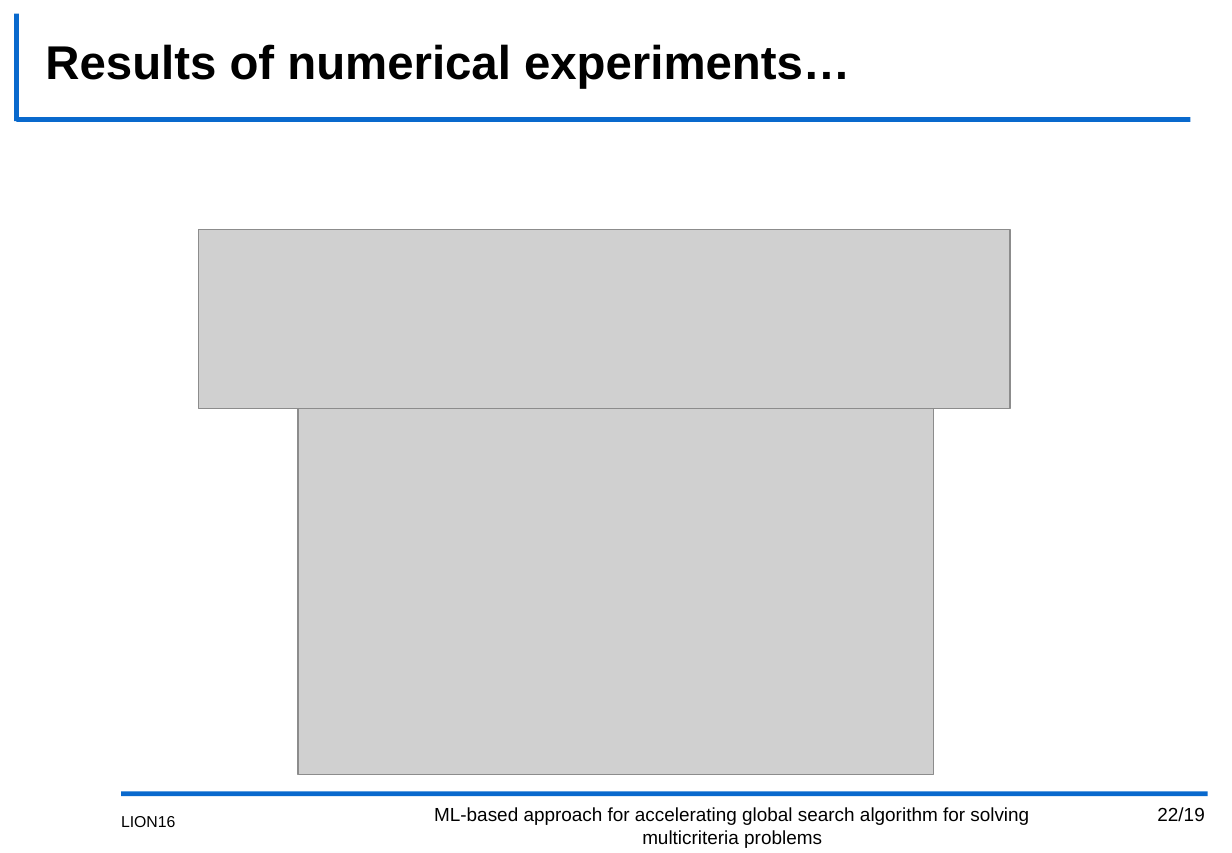
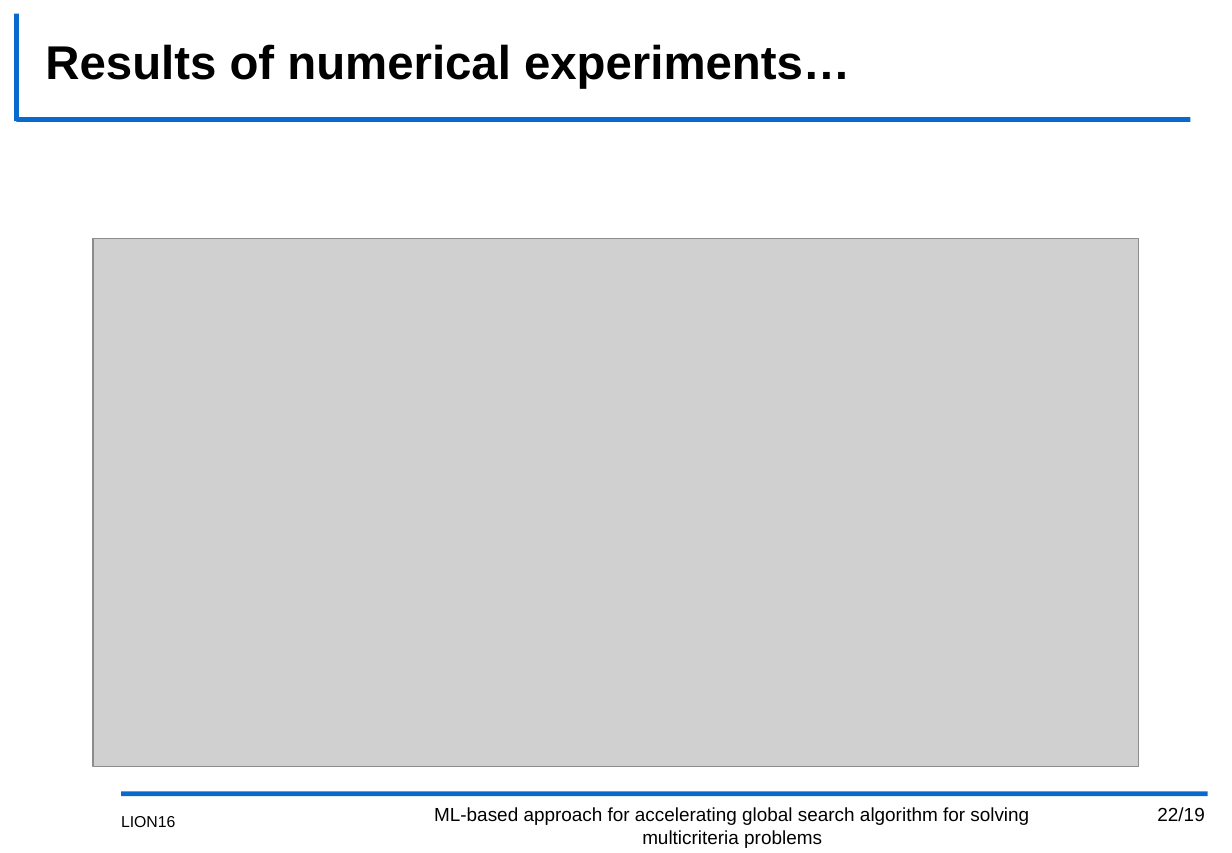
Before and after one commit to kabarkalov/GlobOptPapers, a slide deck: slide 22 of 2022/LION/LION16.pptx. Drawn at 1232x853 pixels with LibreOffice and Linux fonts; fonts in the diff are those of the drawing; grey boxes stand for pictures; background and template pictures are left out. Boxes give left, top, right and bottom in pixels: in the first picture for what was removed or moved away, otherwise in the second. Text is boxed around its words. In the diff, an @@ line names an element or a change of style, - is before the commit and + after.

```diff
--- a/2022/LION/LION16.pptx
+++ b/2022/LION/LION16.pptx
@@ picture added at bbox=[93, 239, 1140, 767] @@
@@ picture removed at bbox=[198, 230, 1010, 408] @@
@@ picture removed at bbox=[298, 408, 934, 775] @@
```
Also in this commit, not shown: 11 other slides changed.
